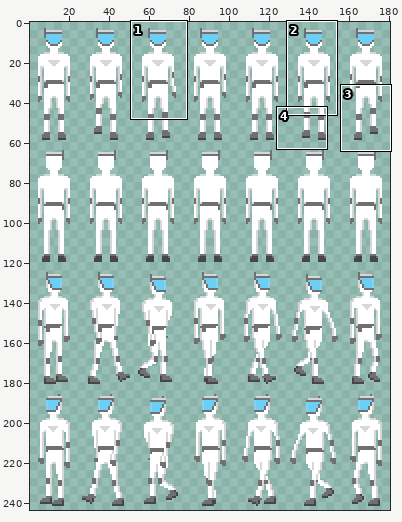
One commit to this sprite sheet: Project F/Assets/Sprites/Chars/MainCharSheet.png. Above: a wide view before the commit, with the close-up outlined.
Close-up. First the earlier version:
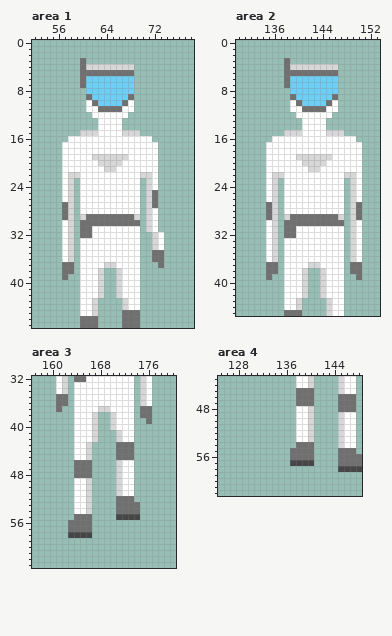
The file is 182x244 pixels. Shown: area 1: x 52..78, y 0..47; area 2: x 130..153, y 0..45; area 3: x 157..180, y 32..63; area 4: x 125..148, y 43..62. The wide view leaves out empty margins. The commit also changed other parts of the picture, which this record leaves out.
And afterwards:
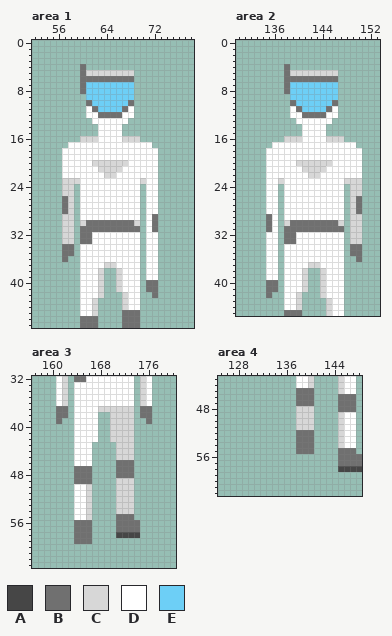
Palette (. is transparent): A #464646  B #707070  C #d7d7d7  D #ffffff  E #6dcff6
The edit:
Changed rows in their new state; - is an unchanged pixel.
Area 1:
first column x 57:
 3 ---.-------------
 4 ----........-----
 5 ----CCCCCCCC-----
 6 ----BBBBBBBB-----
 8 ---B-------------
 9 ----E------E-----
10 ----BE----EB-----
11 -----BEEEEB------
12 ----D-BBBB-D-----
13 -----D----D------
15 ---...----...----
16 -..CCC----CCC..--
17 .--------------.-
19 -----DDDDDD------
20 -----C----C------
21 ------C--C-------
22 -DD----CC----DD--
23 C-C----------CD--
24 C-------------D--
25 C-------------DD-
26 B-------------DD-
27 --------------DD-
28 --------------D--
29 C--DDDDDDDDDD-DB-
30 C--C--------C-DB-
31 C----BBBBBBBB-DB-
32 C-------------DD.
33 C--BB---------DD.
34 BB------------DD.
35 BB------------DD.
36 B.------------DD.
37 ..------------DD.
38 ..------------DD-
39 .-------------DD-
40 --------------BB-
41 --------------BB-
42 ---------.C----B-
Area 2:
first column x 135:
 3 ---.------------
 4 ----........----
 5 ----CCCCCCCC----
 6 ----BBBBBBBB----
 8 ---B------------
 9 ----E------E----
10 ----BE----EB----
11 -----BEEEEB-----
12 ----D-BBBB-D----
13 -----D----D-----
15 ---...----...---
16 -..CCC----CCC..-
17 .--------------.
19 -----DDDDDD-----
20 -----C----C-----
21 ------C--C------
22 -DD----CC----DD-
23 -DC----------C-C
24 -D-------------C
25 -D-------------C
26 -D-------------B
27 DD--------------
28 DD--------------
29 -D-DDDDDDDDDD--C
30 BD-C--------C--C
31 BD---BBBBBBBB--C
32 -D-------------C
33 -D-BB----------C
34 -D------------BB
35 -D------------BB
36 -D------------.B
37 DD------------..
38 DD------------..
39 DD-------------.
40 BB--------------
41 BB--------------
42 B----C.---------
Area 3:
first column x 161:
35 DC------------
36 DC------------
37 -B-------CCCC-
38 BB----D---CCC-
39 B-----D---CCC-
40 ------D---CCC-
41 ------D--C-CC-
42 ------D--C-CC-
43 -----D----CCC-
44 -----D----CCC-
45 -----D----CCC-
46 ---DDD----BBB-
47 ----------BBB-
48 ----------BBB-
49 ---BBB-----CC-
50 -----------CC-
51 -----------CC-
52 ----------CCC-
53 ----------CCC.
54 ----------CCC.
55 ---DDC----BBB.
56 --.-------BBBB
57 --.-------BBBB
58 --.BBB----AAAA
59 ---BBB--------
Area 4:
first column x 137:
48 -CC-
49 -CC-
50 -CC-
51 -CC-
52 -BBB
53 -BBB
55 .---
56 ....
57 ....
